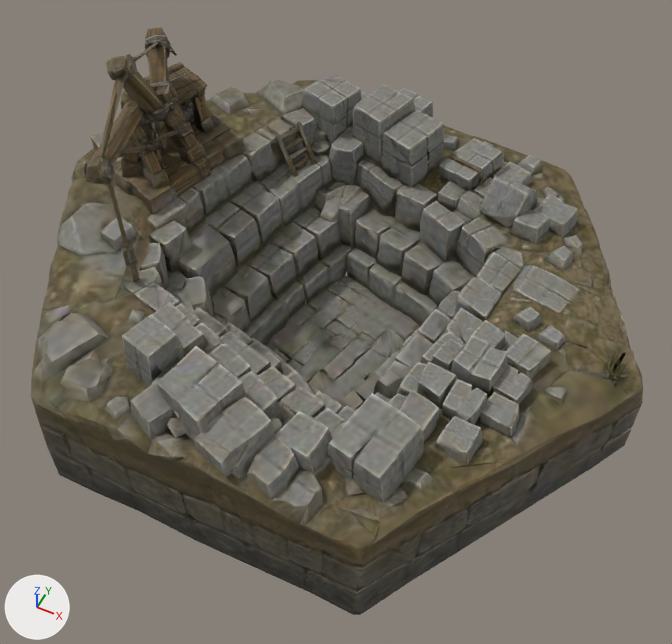
The glTF model godot/assets/meshy/war/quarry.glb as it was, and as the next commit left it.
Camera for both pictures: a 50 mm camera at (1.11, -2.22, 2.64) aimed at (0.1, -0.21, 0.13). The lights are fixed; the arrows at lower left show +X, +Y and +Z. The first picture is the older version. Vertices at exactly the same position are counted once.
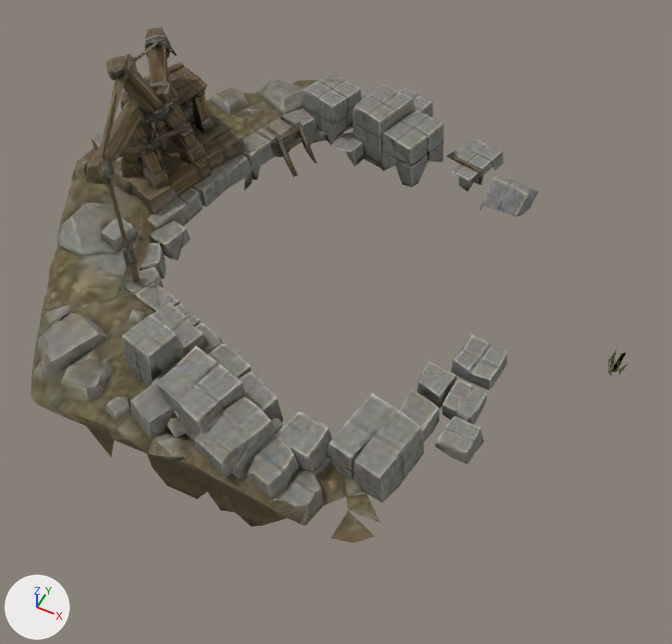
Boxes [x1, y1, x2, y2] around the edits, measured in the pictures (672 x 644 px):
'Mesh_0', reshaped (12% shorter)
    before: [31, 27, 643, 615]
    after: [31, 27, 628, 543]
part 1 of me_mesh_0, deleted
    before: [31, 126, 643, 615]

Edits to the bpy script that builds the scene:
```text
Change me_mesh_0:
    used by ob_mesh_0; location = (0.0, 0.0, 0.0)
    remove me_mesh_0.from_pydata(...)  # 3898 vertices, 8027 faces; spans x -1.19..1.19, y -1.05..1.04, z -0.27..0.95
    add me_mesh_0.from_pydata(...)  # 1742 vertices, 3308 faces; spans x -1.19..1.1, y -1.05..1.03, z 0.06..0.95
    me_mesh_0 part 1: 2119 vertices removed from x -1.19..1.19, y -1.04..1.04, z -0.27..0.23
    other edits to the shape of me_mesh_0 do not show in these pictures
```
